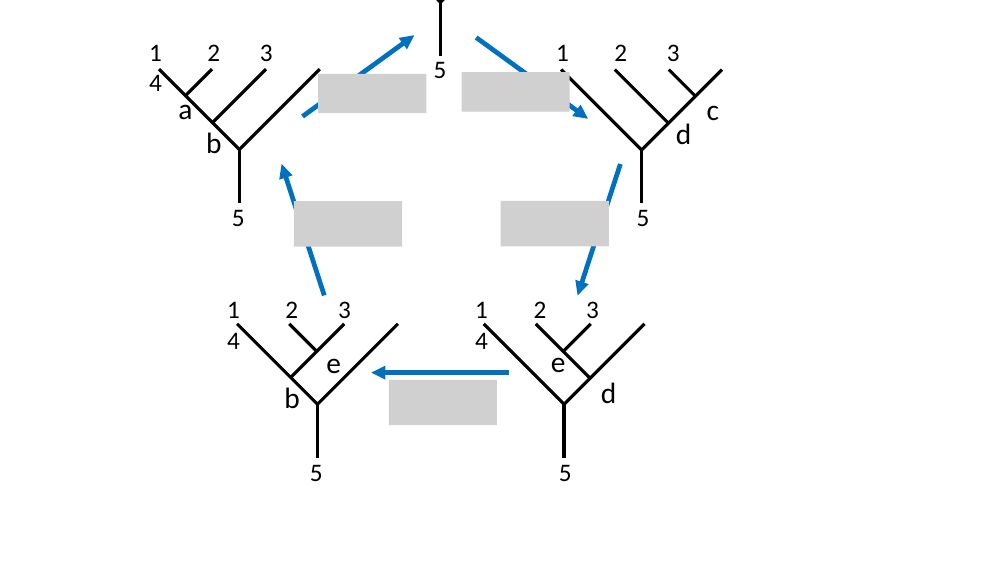
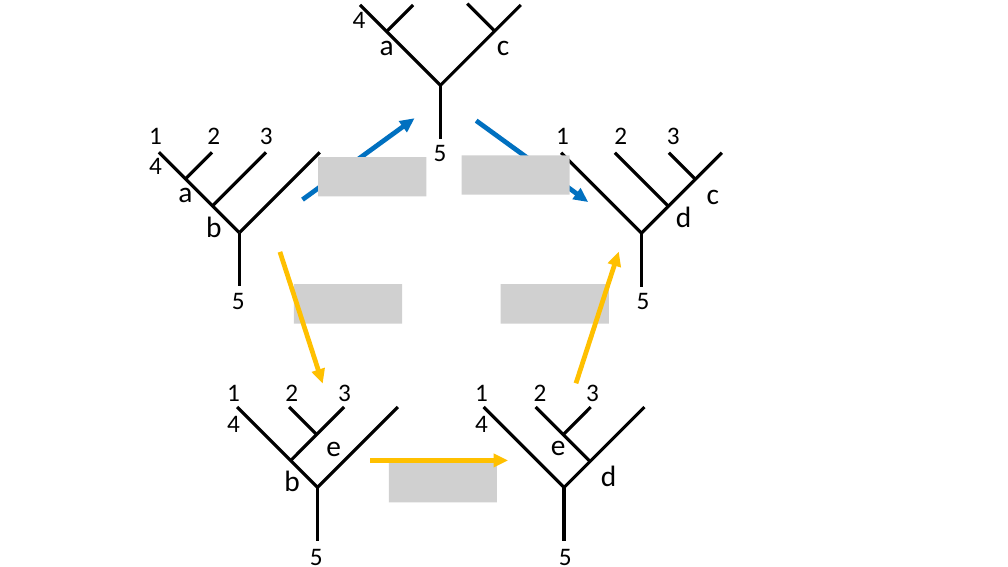
Before and after one commit to yk-liu/yk-liu.github.io, a slide deck: slide 6 of _posts/2019-04-13-Introduction-to-QC-and-TQC-Braiding-Anyons/assets/pics.source.pptx. Drawn at 1008x567 pixels with LibreOffice and Linux fonts; fonts in the diff are those of the drawing; grey boxes stand for pictures. Boxes give left, top, right and bottom in pixels: in the first picture for what was removed or moved away, otherwise in the second. Text is boxed around its words. In the diff, an @@ line names an element or a change of style, - is before the commit and + after.

```diff
--- a/_posts/2019-04-13-Introduction-to-QC-and-TQC-Braiding-Anyons/assets/pics.source.pptx
+++ b/_posts/2019-04-13-Introduction-to-QC-and-TQC-Braiding-Anyons/assets/pics.source.pptx
@@ line moved from (360, 0) - (440, 2) to (360, 5) - (440, 85) @@
@@ line moved from (441, 2) - (521, 0) to (441, 85) - (521, 5) @@
@@ group removed at bbox=[294, 74, 609, 425]: 4 pictures @@
@@ arrow (323, 383) - (280, 252): stroke #0070C0 4.5 pt to #FFC000 4.5 pt; arrowheads changed @@
@@ 3 arrows: place and size @@
-3 arrows at bbox=[281, 164, 621, 373]
+3 arrows at bbox=[280, 252, 619, 461]
@@ arrow (619, 252) - (576, 383): stroke #0070C0 4.5 pt to #FFC000 4.5 pt; arrowheads changed @@
@@ group added at bbox=[294, 4, 609, 502]: 4 pictures, 3 texts, 2 lines @@
+a
+c
+1 2 3 4
@@ 21 lines, 17 texts, 2 arrows, 1 picture: place and size @@
-21 lines, 17 texts, 2 arrows, 1 picture at bbox=[149, 2, 722, 481]
+21 lines, 17 texts, 2 arrows, 1 picture at bbox=[149, 85, 722, 565]
@@ arrow (508, 461) - (370, 461): stroke #0070C0 4.5 pt to #FFC000 4.5 pt; arrowheads changed @@
```
Also in this commit, not shown: 3 other files.
